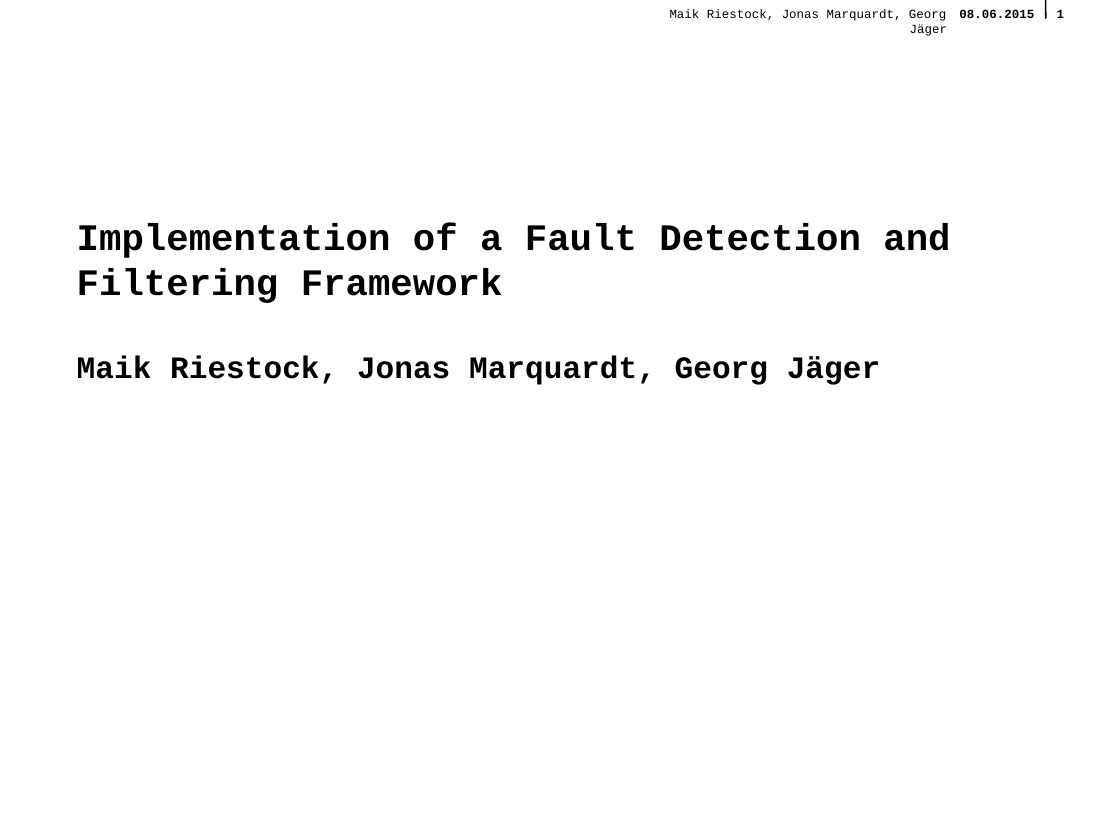
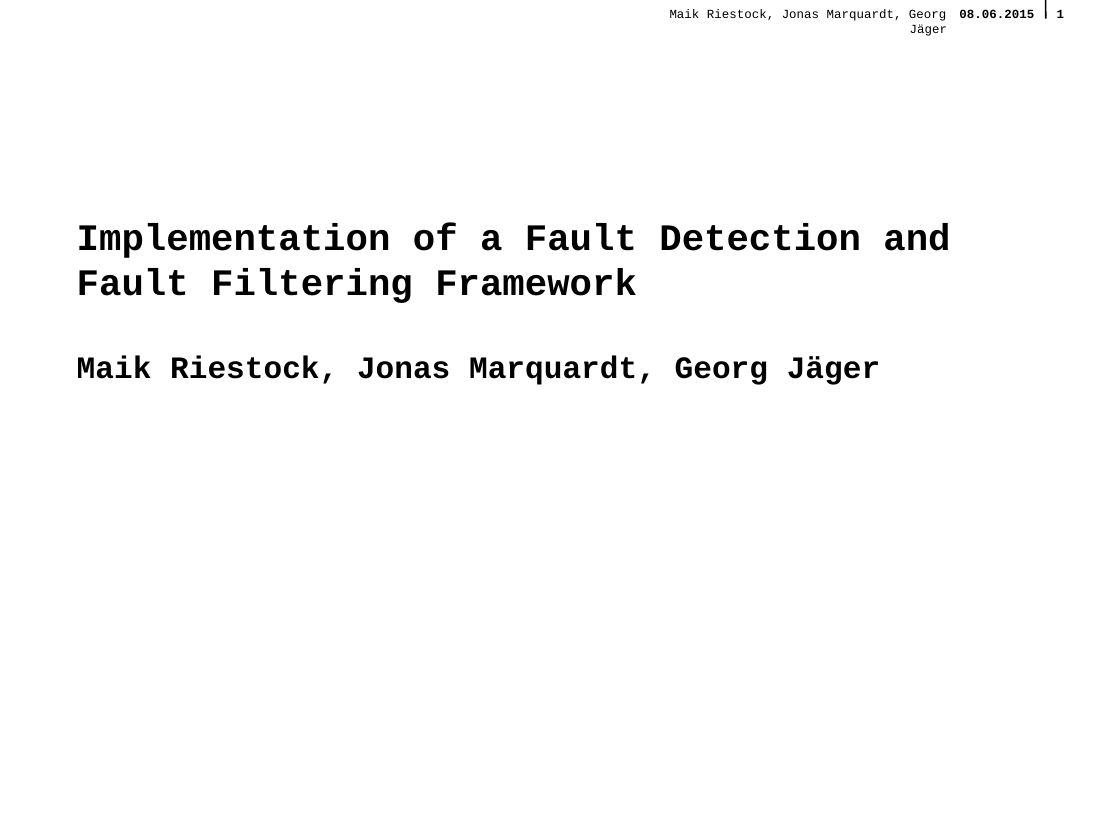
Before and after one commit to querquer/faultframework, a slide deck: slide 1 of Presentation/FinalePraesentationFramework.odp. Drawn at 1120x840 pixels with LibreOffice and Linux fonts; fonts in the diff are those of the drawing; background and template pictures are left out. Boxes give left, top, right and bottom in pixels: in the first picture for what was removed or moved away, otherwise in the second. Text is boxed around its words. In the diff, an @@ line names an element or a change of style, - is before the commit and + after.

```diff
--- a/Presentation/FinalePraesentationFramework.odp
+++ b/Presentation/FinalePraesentationFramework.odp
@@ text at (x1=77, y1=224, x2=950, y2=303): text changed @@
-Implementation of a Fault Detection and Filtering Framework
+Implementation of a Fault Detection and Fault Filtering Framework
```
Also in this commit, not shown: 11 other slides changed.
